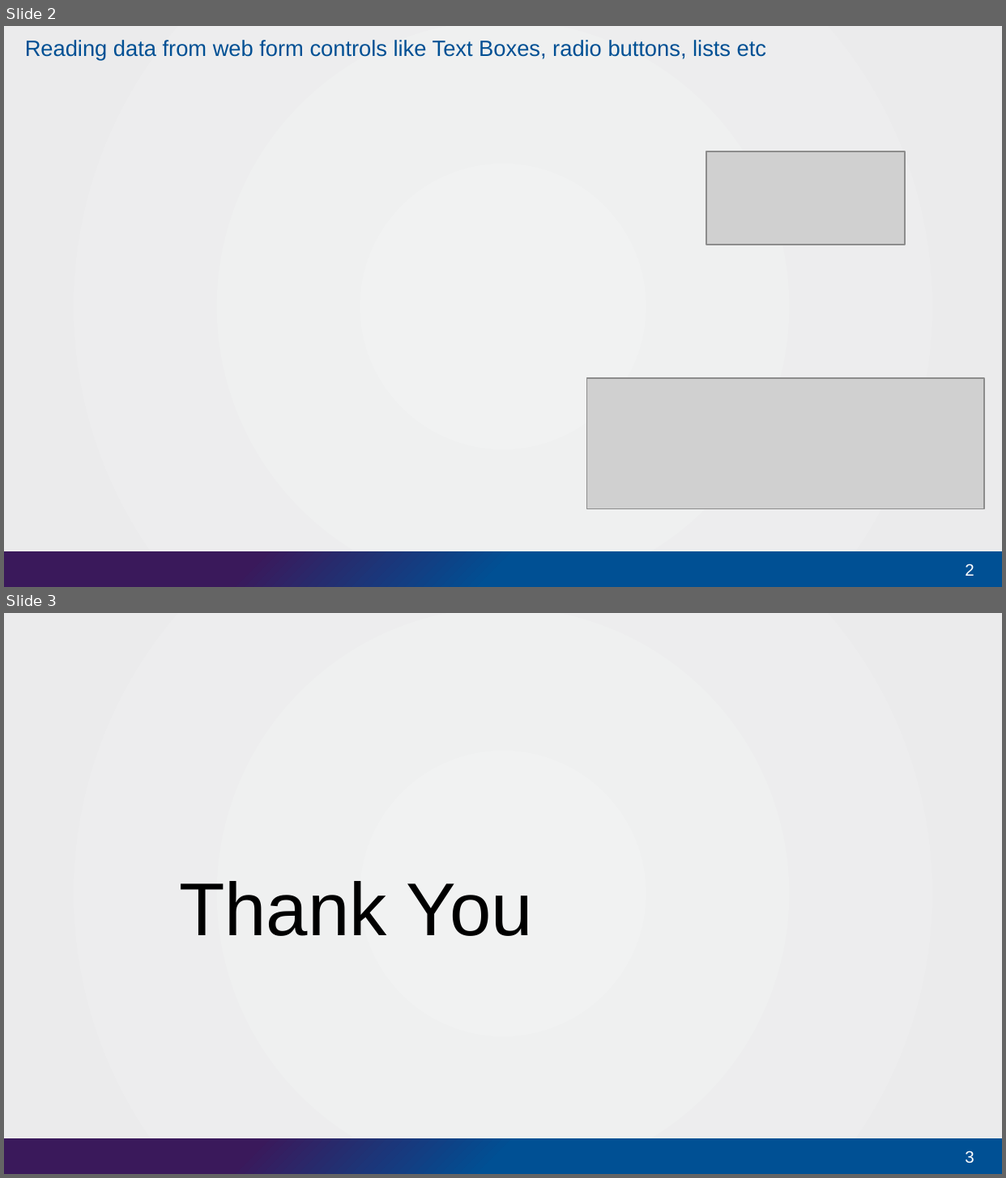
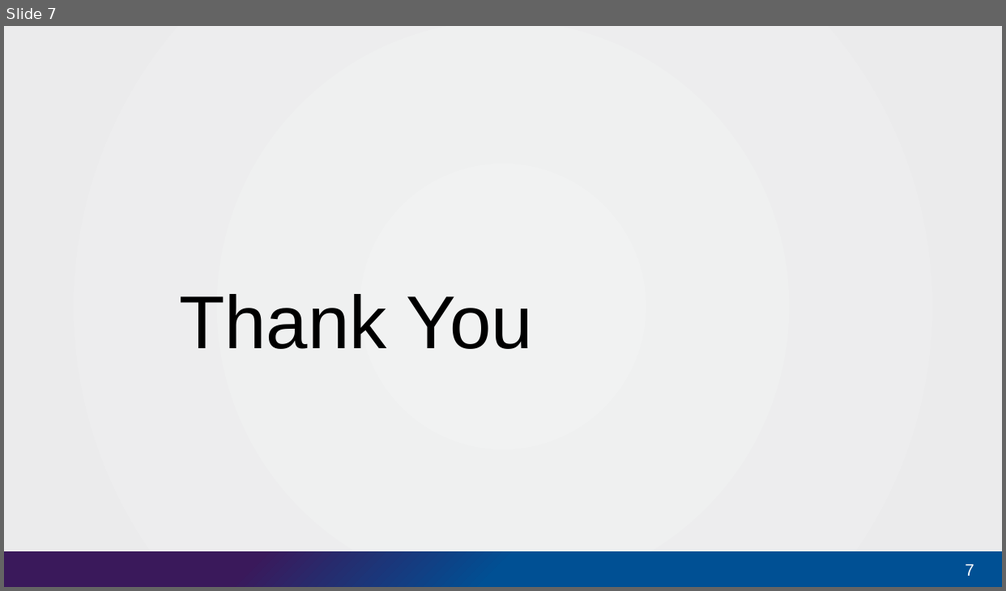
Before and after one commit to mkarun1122/WebSystemsEngineering, a slide deck: Module5 -Introduction to PHP/IARE_WSE05_4Reading data from web form controls like Text Boxes, radio buttons, lists etc.pptx. Shown one above the other, each under a label of ours: slides 2 and 3 before the commit, slide 7 after it. The pictures are 1006x1178 and 1006x591 pixels, drawn with LibreOffice and Linux fonts; fonts in the diff are those of the drawing; grey boxes stand for pictures; background and template pictures are left out. Boxes give left, top, right and bottom in pixels: in the first picture for what was removed or moved away, otherwise in the second. Text is boxed around its words. In the diff, an @@ line names an element or a change of style, - is before the commit and + after.

```diff
--- a/Module5 -Introduction to PHP/IARE_WSE05_4Reading data from web form controls like Text Boxes, radio buttons, lists etc.pptx
+++ b/Module5 -Introduction to PHP/IARE_WSE05_4Reading data from web form controls like Text Boxes, radio buttons, lists etc.pptx
@@ slide 2 removed at (4,26,1002,587), background gradient #F1F2F2 to #EBEBEC; not listed: 1 template element that a slide beside it also shows @@
@@ title removed at (25,40,766,60) @@
-Reading data from web form controls like Text Boxes, radio buttons, lists etc
@@ picture removed at (706,152,905,245) @@
@@ picture removed at (586,378,984,509) @@
@@ page number removed at (965,564,974,576) @@
-2
@@ what was slide 3 is now slide 7 @@
@@ page number at (965,565,974,576): text changed @@
-3
+7
```
Also in this commit, not shown: 1 slide changed, 5 slides added, 9 other files.
